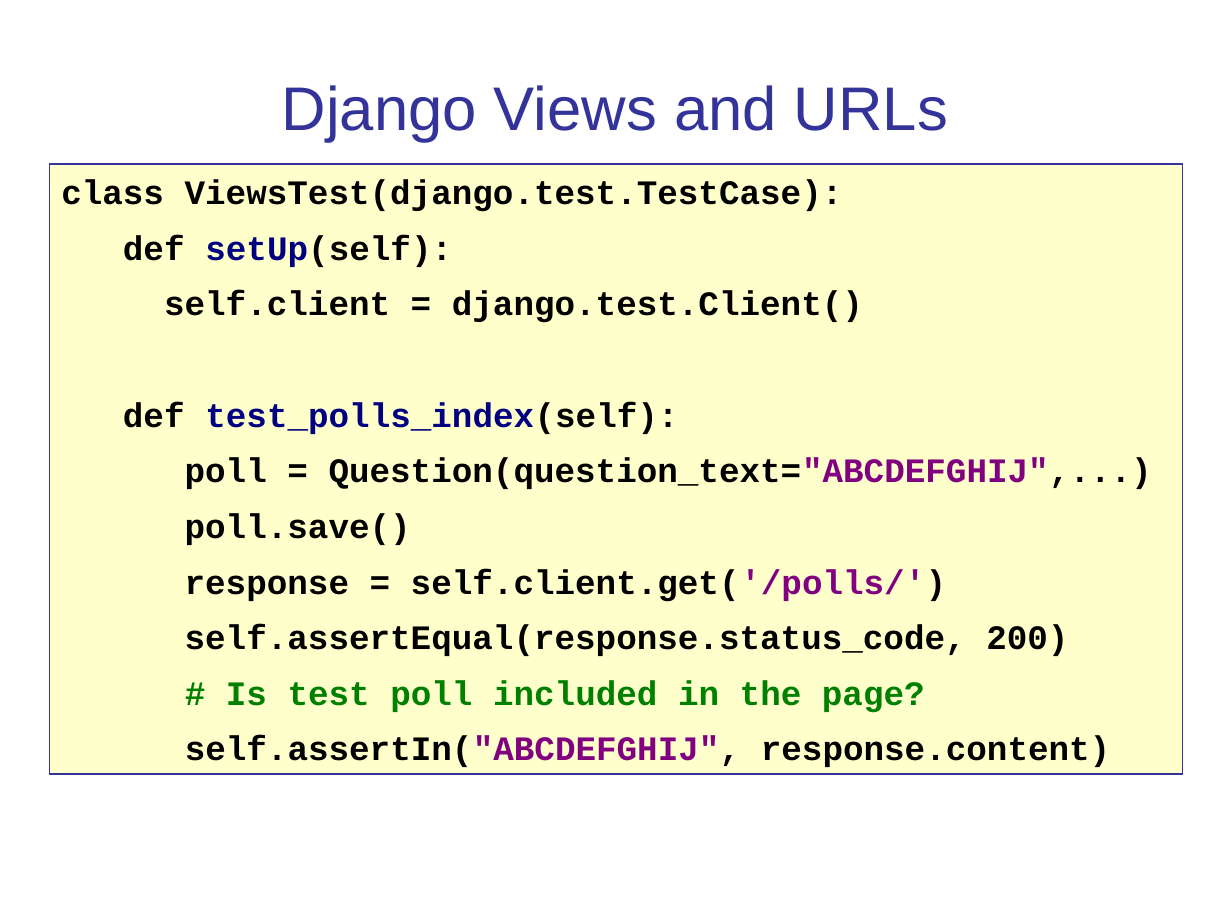
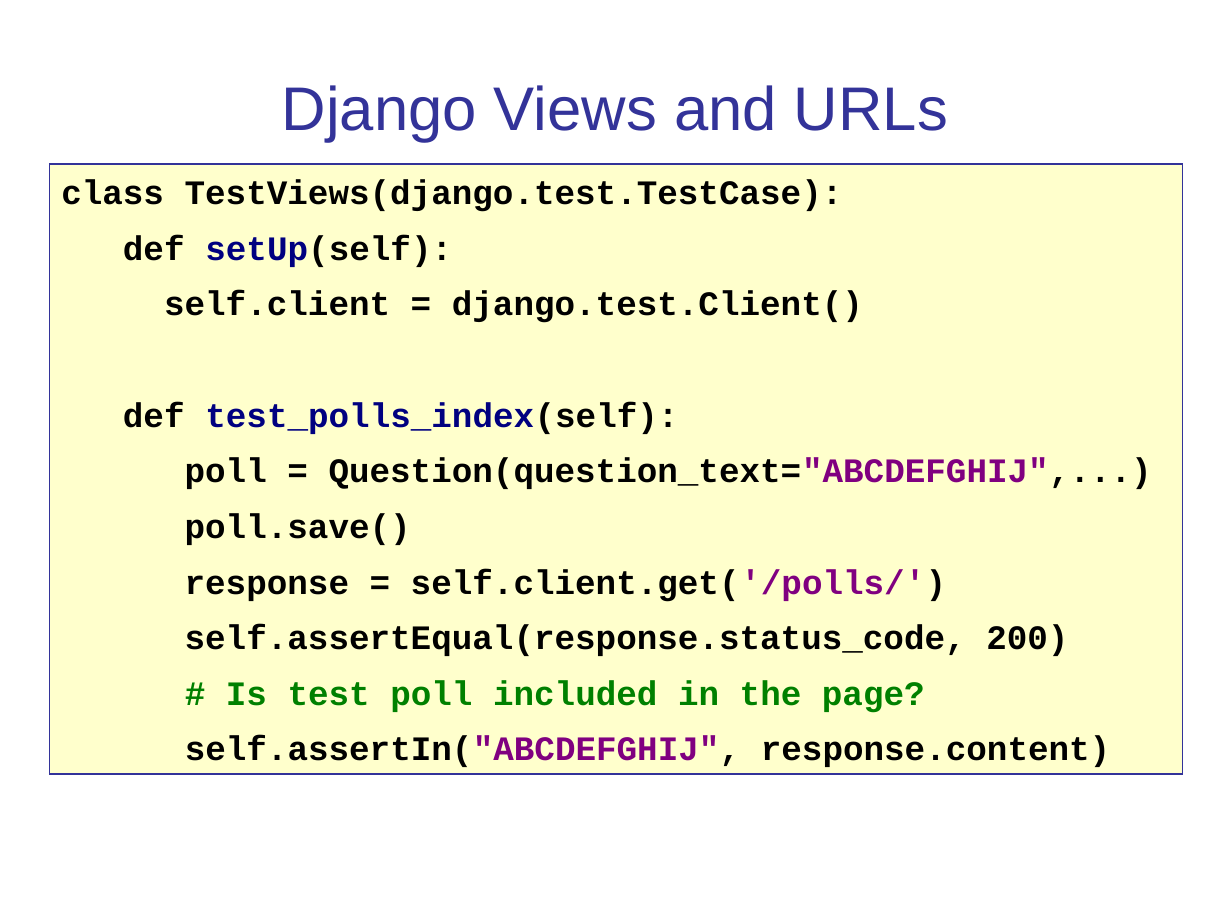
Before and after one commit to cpske/ISP, a slide deck: slide 8 of testing/WebTesting.ppt. Drawn at 1232x924 pixels with LibreOffice and Linux fonts; fonts in the diff are those of the drawing. Boxes give left, top, right and bottom in pixels: in the first picture for what was removed or moved away, otherwise in the second. Text is boxed around its words. In the diff, an @@ line names an element or a change of style, - is before the commit and + after.

```diff
--- a/testing/WebTesting.ppt
+++ b/testing/WebTesting.ppt
@@ text in rectangle at [61, 179, 843, 212]: text changed @@
-class ViewsTest(django.test.TestCase):
+class TestViews(django.test.TestCase):
```
Also in this commit, not shown: 9 other slides changed, 5 other files.
